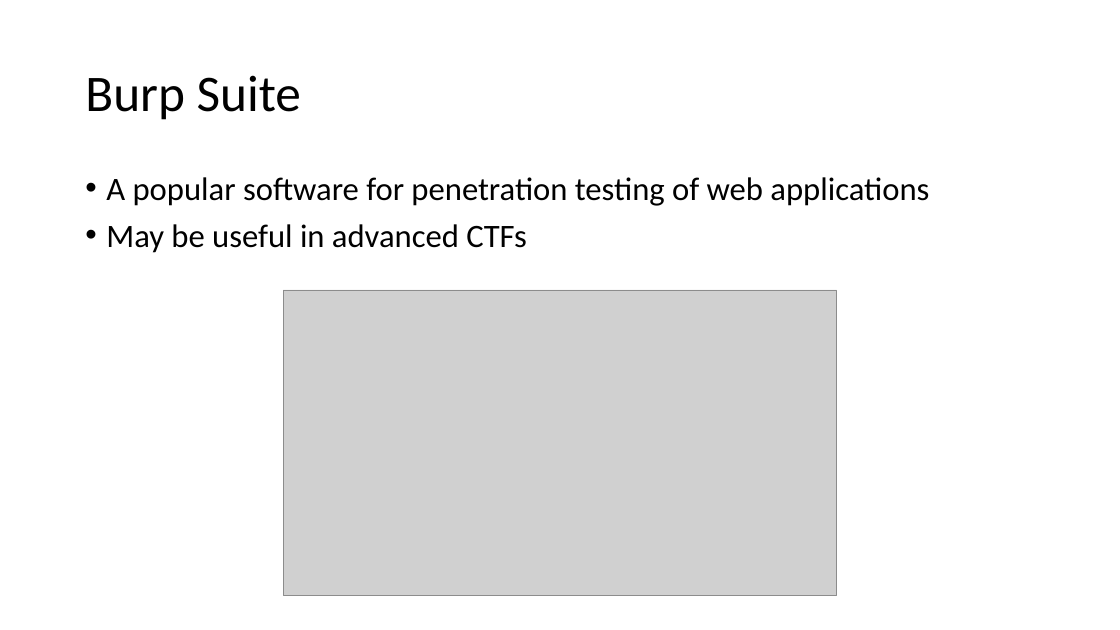
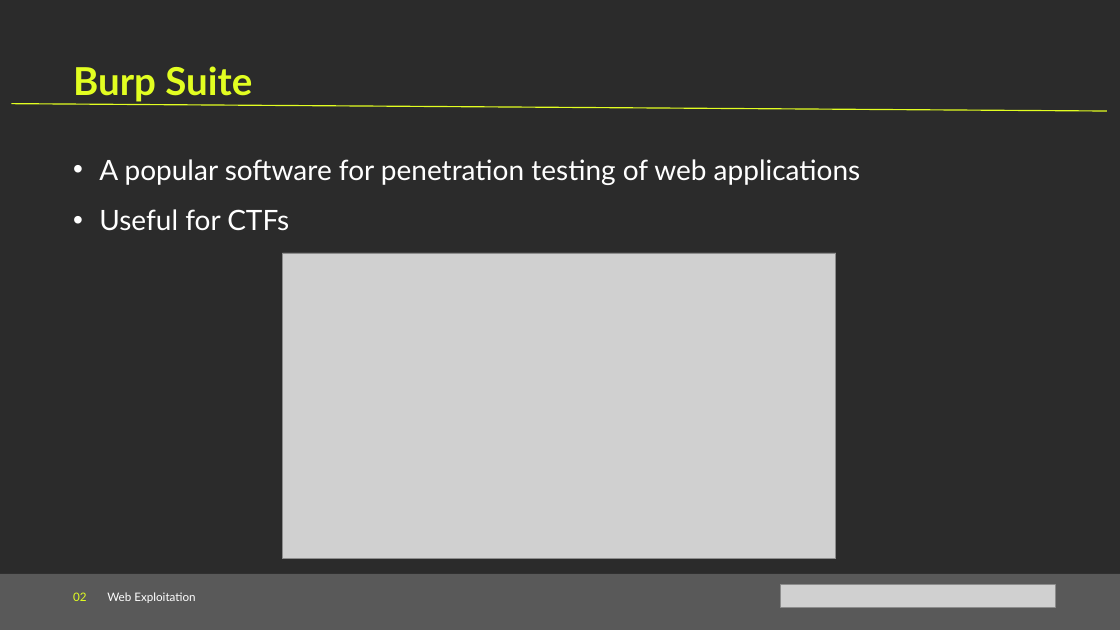
Before and after one commit to Cyanivde/technion-ctf, a slide deck: slide 13 of files/web-exploitation.pptx (slide 12 before the commit). Drawn at 1120x630 pixels with LibreOffice and Linux fonts; fonts in the diff are those of the drawing; grey boxes stand for pictures; background and template pictures are left out; a plain dark background stands for a picture behind light text. Boxes give left, top, right and bottom in pixels: in the first picture for what was removed or moved away, otherwise in the second. Text is boxed around its words. In the diff, an @@ line names an element or a change of style, - is before the commit and + after.

```diff
--- a/files/web-exploitation.pptx
+++ b/files/web-exploitation.pptx
@@ background #FFFFFF to picture (left out) @@
@@ text "Burp Suite": place and size @@
-text "Burp Suite" at <box>85,75,301,120</box>
+text "Burp Suite" at <box>73,66,252,102</box>
@@ text "Burp Suite" at <box>73,66,252,102</box>: size 44 to 33 pt, font Calibri to Lato, text colour #000000 to #E2FE21, bold on; line spacing 0.9 to 1; vertical alignment middle to top @@
@@ line added from (12, 103) to (1107, 111), #E2FE21 1 pt @@
@@ text "A popular software for penetration ...": place and size @@
-text "A popular software for penetration ..." at <box>106,177,929,253</box>
+text "A popular software for penetration ..." at <box>99,159,861,231</box>
@@ text at <box>99,159,861,185</box>: size 28 to 24 pt, font Calibri to Lato, text colour #000000 to #FFFFFF in "A popular software for penetration testing of ..."; indent changed; line spacing 0.9 to 1.5; less space between paragraphs @@
@@ text at <box>99,209,289,231</box>: text changed; size 28 to 24 pt; font Calibri to Lato; text colour #000000 to #FFFFFF @@
-• May be useful in advanced CTFs
+• Useful for CTFs
@@ picture: place and size @@
-picture at <box>283,290,837,596</box>
+picture at <box>282,253,836,559</box>
@@ rectangle added at <box>0,574,1120,630</box>, fill #595959 @@
@@ text added at <box>73,592,195,603</box>, 10 pt, text #FFFFFF @@
+02 Web Exploitation
@@ picture added at <box>781,585,1055,607</box> @@
```
Also in this commit, not shown: 11 other slides changed, 2 slides added, 1 slide removed, 2 other files.
